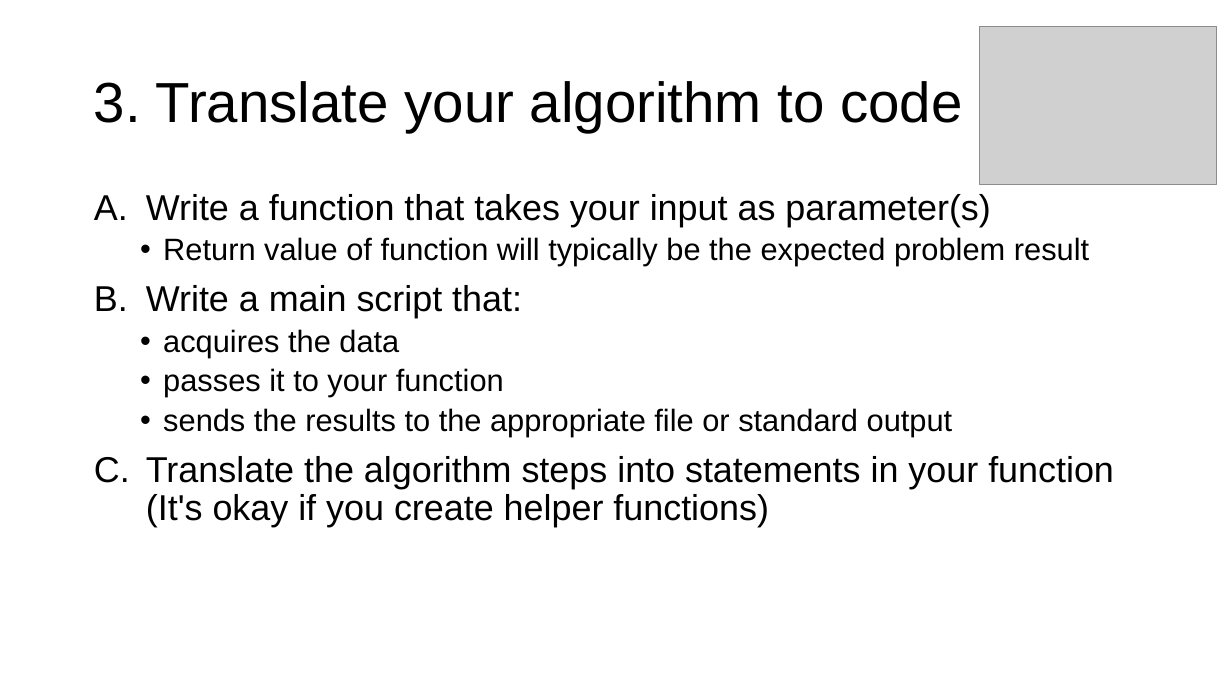
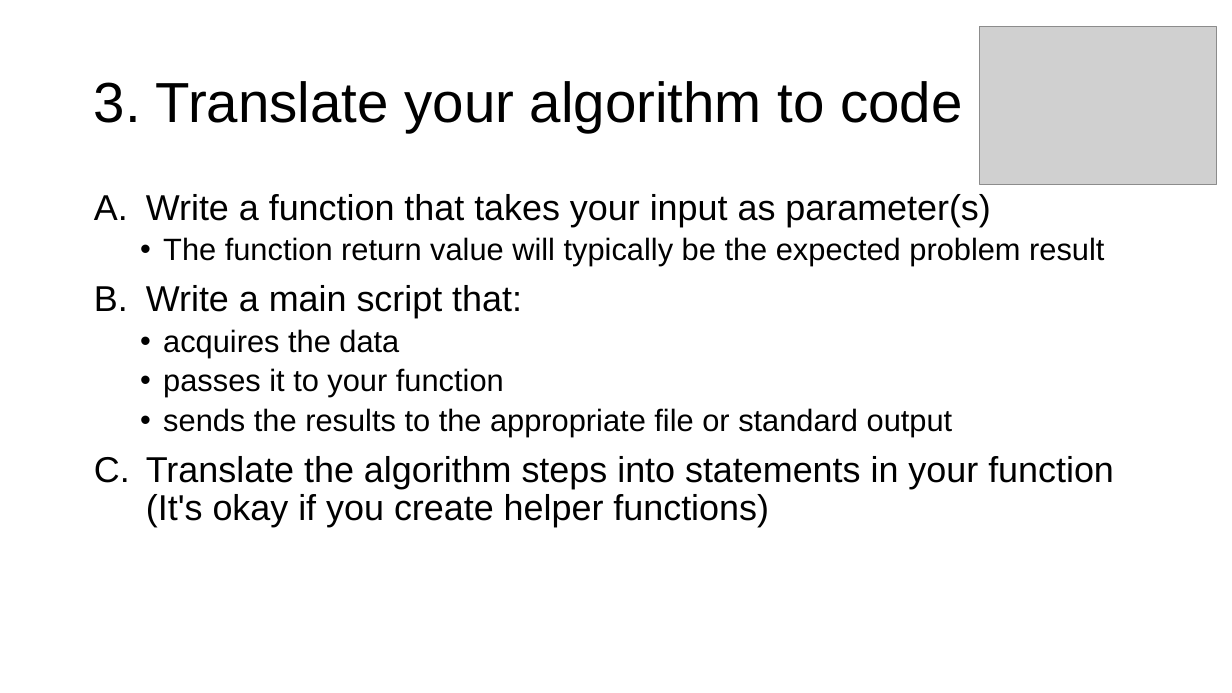
Before and after one commit to parrt/msds501, a slide deck: slide 12 of slides/problem-solving.pptx. Drawn at 1232x693 pixels with LibreOffice and Linux fonts; fonts in the diff are those of the drawing; grey boxes stand for pictures; background and template pictures are left out. Boxes give left, top, right and bottom in pixels: in the first picture for what was removed or moved away, otherwise in the second. Text is boxed around its words. In the diff, an @@ line names an element or a change of style, - is before the commit and + after.

```diff
--- a/slides/problem-solving.pptx
+++ b/slides/problem-solving.pptx
@@ text at [163, 237, 1104, 266]: text changed @@
-  • Return value of function will typically be the expected problem result
+  • The function return value will typically be the expected problem result
```
Also in this commit, not shown: 3 other slides changed, 10 other files.
